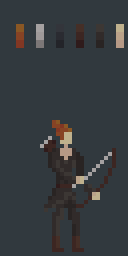
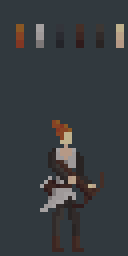
Layer changes from the first 128 x 256 image to the second:
painted on "Right Arm" over [56, 148, 104, 208]
painted on "Body" over [40, 136, 80, 196]
painted on "Legs" over [40, 188, 76, 212]
painted on "Left Arm" over [72, 148, 116, 208]
